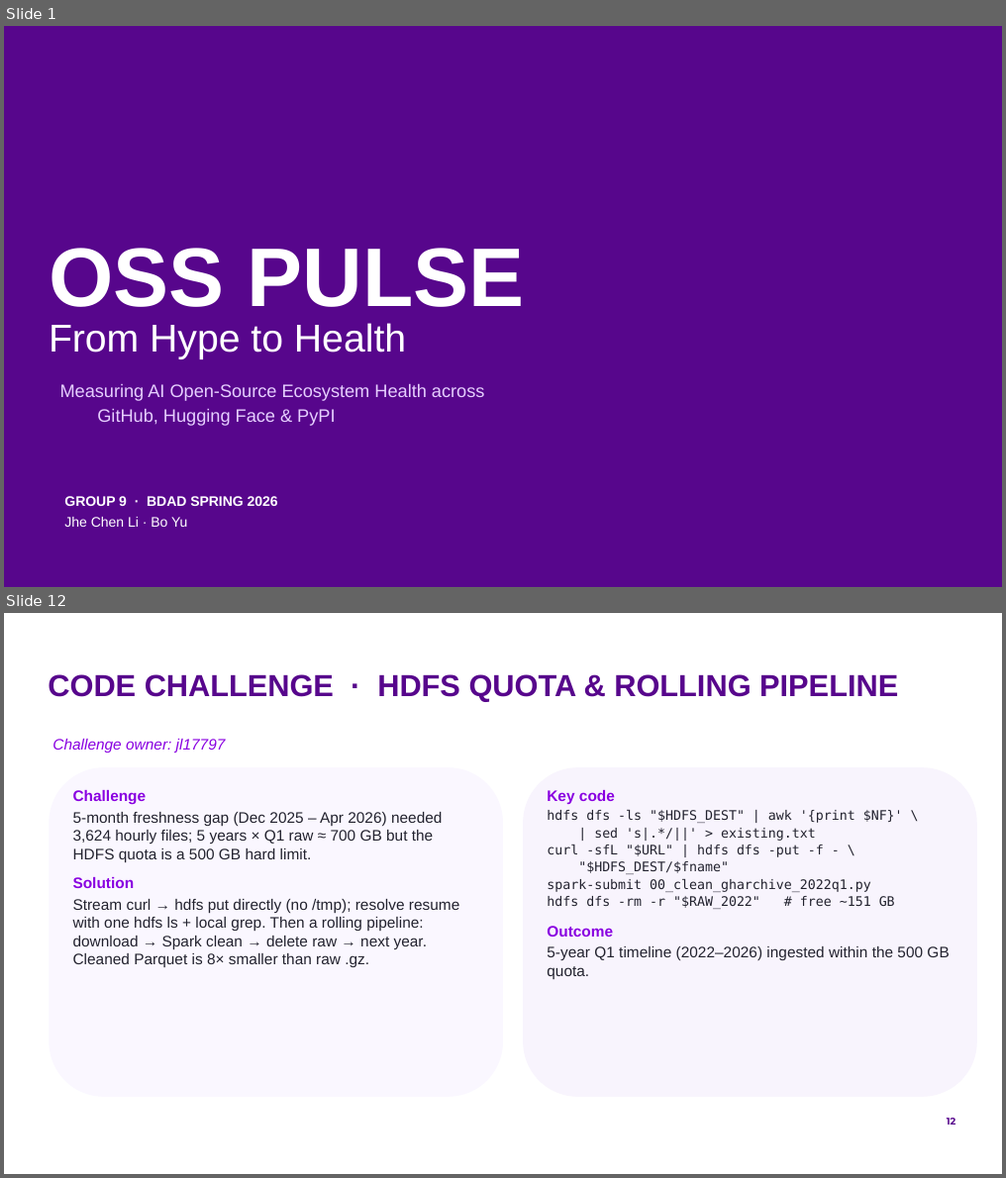
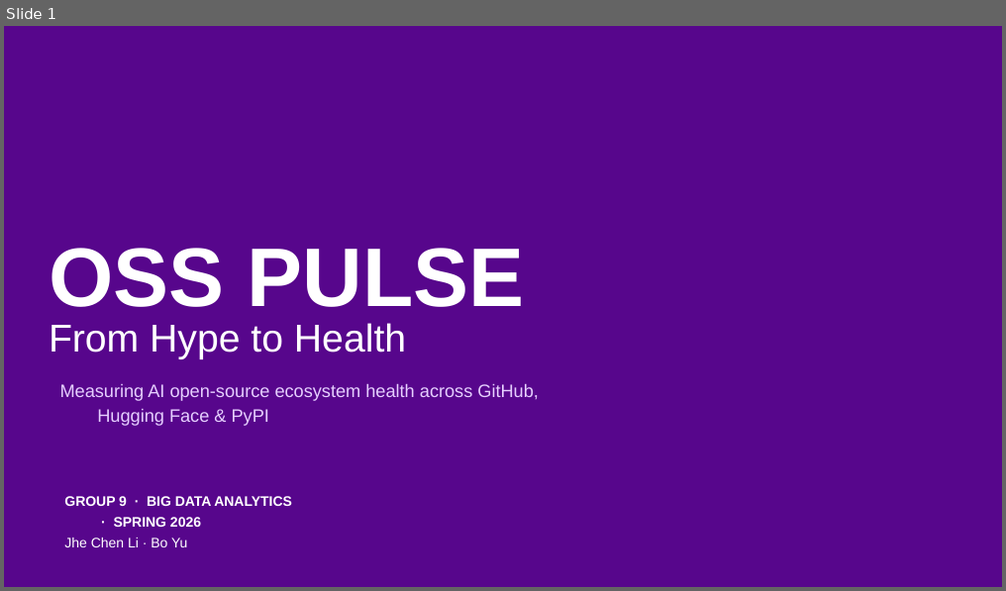
Before and after one commit to by2566-hash/OSS_Pulse, a slide deck: report/presentation/group9_oss_pulse.pptx. Shown one above the other, each under a label of ours: slides 1 and 12 before the commit, slide 1 after it; the slides between them are not shown. The pictures are 1006x1178 and 1006x591 pixels, drawn with LibreOffice and Linux fonts; fonts in the diff are those of the drawing; background and template pictures are left out. Boxes give left, top, right and bottom in pixels: in the first picture for what was removed or moved away, otherwise in the second. Text is boxed around its words. In the diff, an @@ line names an element or a change of style, - is before the commit and + after.

```diff
--- a/report/presentation/group9_oss_pulse.pptx
+++ b/report/presentation/group9_oss_pulse.pptx
@@ slide 12 removed at [4,613,1002,1174], background #FFFFFF @@
@@ title removed at [48,674,898,701] @@
-CODE CHALLENGE · HDFS QUOTA & ROLLING PIPELINE
@@ text removed at [53,739,226,753] @@
-Challenge owner: jl17797
@@ rounded rectangle removed at [49,767,503,1097] @@
@@ text removed at [73,790,459,967] @@
-Challenge
-5-month freshness gap (Dec 2025 – Apr 2026) needed 3,624 hourly files; 5 years × Q1 raw ≈ 700 GB but the HDFS quota is a 500 GB hard limit.
-Solution
-Stream curl → hdfs put directly (no /tmp); resolve resume with one hdfs ls + local grep. Then a rolling pipeline: download → Spark clean → delete raw → next year. Cleaned Parquet is 8× smaller than raw .gz.
@@ rounded rectangle removed at [523,767,977,1097] @@
@@ text removed at [547,790,948,979] @@
-Key code
-hdfs dfs -ls "$HDFS_DEST" | awk '{print $NF}' \
-| sed 's|.*/||' > existing.txt
-curl -sfL "$URL" | hdfs dfs -put -f - \
-"$HDFS_DEST/$fname"
-spark-submit 00_clean_gharchive_2022q1.py
-hdfs dfs -rm -r "$RAW_2022" # free ~151 GB
-Outcome
-5-year Q1 timeline (2022–2026) ingested within the 500 GB quota.
@@ page number removed at [946,1118,956,1125] @@
-12
@@ slide 1 changed as well @@
@@ subtitle at [60,384,539,426]: text changed @@
-Measuring AI Open-Source Ecosystem Health across GitHub, Hugging Face & PyPI
+Measuring AI open-source ecosystem health across GitHub, Hugging Face & PyPI
@@ text at [64,496,292,527]: text changed @@
-GROUP 9 · BDAD SPRING 2026
+GROUP 9 · BIG DATA ANALYTICS · SPRING 2026
```
Also in this commit, not shown: 4 other slides changed, 10 slides added, 19 other slides removed, 21 other files.
